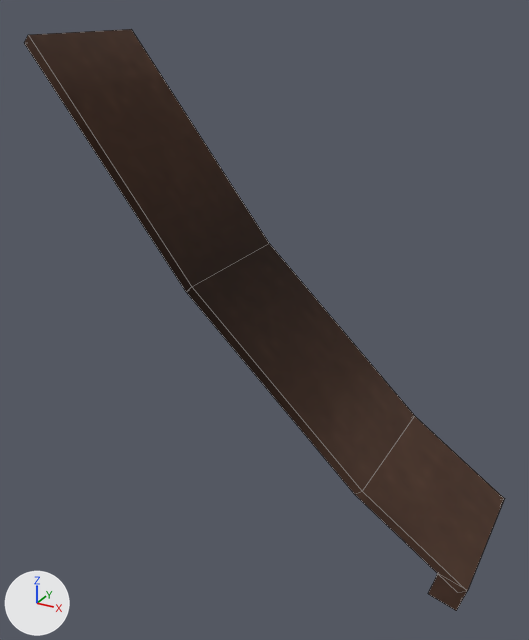
Before and after pictures for a commit that changed the OBJ model assets/mcme/models/block/red_cloth_45.obj.
The view is the same before and after, from a camera (50 mm lens) standing at (1.56, -4.49, 3.2) and looking at (-0.58, -0.61, 1.26). Lighting does not change. The marker at lower left points along +X, +Y and +Z. Mesh edges are drawn as thin lines. Where no turn or scale is listed for an object, it has been applied to the vertices.
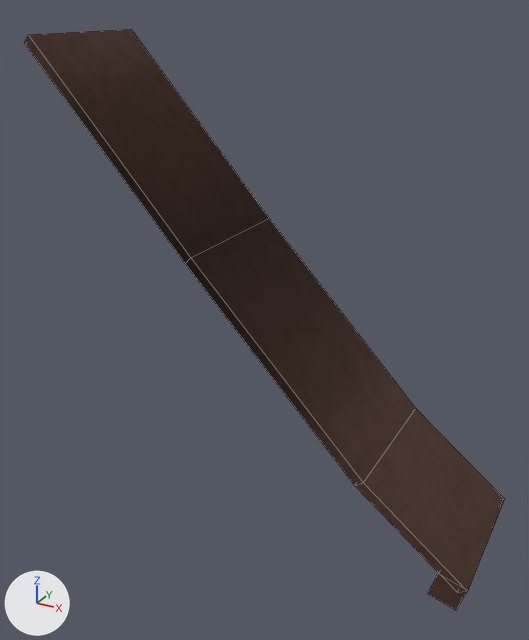
What differs and where, as boxes [x1, y1, x2, y2] in the pictures (529 x 640 px; the box of a moved part takes in the faces that stretch with it):
part 1 of me_plane, moved or reshaped: [30, 31, 501, 592] in both

What changed in the scene script:
```text
Change me_plane:
    where me_plane.from_pydata(...)  # 16 vertices, 15 faces; spans x -2.04..1.0, y -1.0..0.0, z -0.03..3.0
    used by ob_plane; location = (0.0, 0.0, 0.0)
    before: 0 (-0.92, 0.0, 1.53), 1 (-0.92, -1.0, 1.53) at pixel (186, 292), 4 (0.26, 0.0, 0.43), 5 (0.26, -1.0, 0.43) at pixel (354, 494), 9 (-0.88, -1.0, 1.58) at pixel (191, 286)
    before: 10 (-0.88, 0.0, 1.58) at pixel (269, 243), 13 (0.31, 0.0, 0.47) at pixel (414, 415), 14 (0.31, -1.0, 0.47) at pixel (362, 491)
    me_plane part 1
    add for i in [4, 5, 13, 14]: me_plane.vertices[i].co += Vector((0.0, 0.0, 0.06))
    add for i in [0, 1, 9, 10]: me_plane.vertices[i].co += Vector((0.0, 0.0, 0.19))
```
